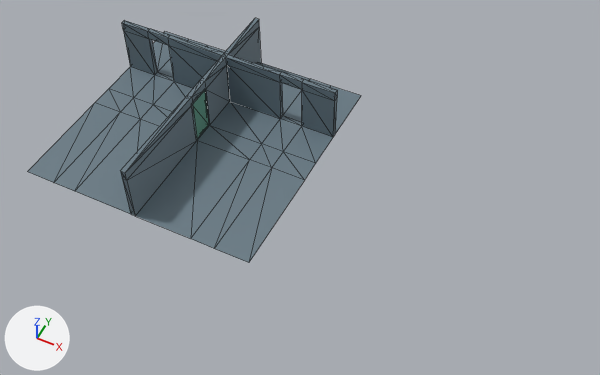
A saved change to the glTF model OriginalModels/zoneTest/zone01.gltf.
Camera for both pictures: a camera (50 mm lens) standing at (14.67, -20.23, 24.13) and looking at (5.05, -1.0, 0.1). Every picture has the same lights, and +X, +Y and +Z are marked at lower left. Mesh edges are drawn as thin lines. Where no turn or scale is listed for an object, it has been applied to the vertices. Vertices at the same position are counted once.

In view in the first picture: 'zone'.
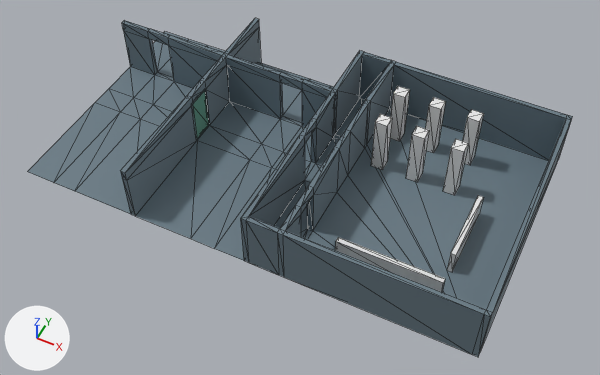
Location of each change, (x1, y1, x2, y2) in pixels of the pictures (600 x 375 px):
'zone', reshaped (63% wider, 38% taller): before (27, 18, 361, 263); after (27, 18, 573, 357)
'Cube', added: after (335, 237, 445, 292)
'Cube.006', added: after (371, 114, 392, 170)
'Cube.004', added: after (406, 126, 429, 182)
'Cube.002', added: after (443, 139, 469, 195)
'Cube.007', added: after (390, 86, 410, 141)
'Cube.005', added: after (425, 97, 446, 153)
'Cube.001', added: after (447, 195, 483, 272)
'Cube.003', added: after (462, 109, 484, 165)
part 1 of me_plane, built on: before (214, 79, 361, 263); after (214, 51, 573, 357)

The change in detail:
Material 'Material' (mat_material) is new.
Its base color is (0.8, 0.8, 0.8) (white #e7e7e7).
Its roughness is 0.4.
me_plane is used by ob_zone; location (0.0, 0.0, 0.0).
me_plane had 96 vertices, 194 faces and spanned x -5.0..5.0, y -5.0..5.0, z 0.0..2.4.
me_plane now has 182 vertices, 388 faces and spans x -5.0..13.6, y -5.0..5.0, z 0.0..2.4.
Part 1, on me_plane:
18 faces are deleted.
24 vertices are added at x 4.8..6.4, y -3.65..2.37, z 0.0..2.4.
10 new vertices lie (-0.2, 0.0, 0.0) away from vertices in x 5.0, y -5.0..5.0, z 0.0..2.4.
6 new vertices lie (1.2, 0.0, 0.0) away from vertices in x 5.0, y -5.0..5.0, z 0.0.
10 new vertices lie (0.0, 0.0, 2.4) away from vertices in x 4.8..6.2, y -5.0..5.0, z 0.0.
8 new vertices lie (0.2, 0.0, 0.0) away from vertices in x 6.2, y -5.0..5.0, z 0.0..2.4.
6 new vertices lie (0.0, 0.2, 0.0) away from vertices in x 5.0..6.4, y -5.0, z 0.0..2.4.
6 new vertices lie (0.0, -0.2, 0.0) away from vertices in x 5.0..6.4, y 5.0, z 0.0..2.4.
8 new vertices lie (7.0, 0.0, 0.0) away from vertices in x 6.4, y -5.0..5.0, z 0.0..2.4.
8 new vertices lie (0.2, 0.0, 0.0) away from vertices in x 13.4, y -5.0..5.0, z 0.0..2.4.
220 new faces join them.
Mesh me_cube_007 is new.
It is a box spanning x -0.25..0.25, y -0.25..0.25, z -1.2..1.2.
It uses material mat_material (white #e7e7e7).
Mesh me_cube_006 is new.
It is a box spanning x -0.25..0.25, y -0.25..0.25, z -1.2..1.2.
Mesh me_cube_005 is new.
It is a box spanning x -0.25..0.25, y -0.25..0.25, z -1.2..1.2.
Mesh me_cube_004 is new.
It is a box spanning x -0.25..0.25, y -0.25..0.25, z -1.2..1.2.
Mesh me_cube_003 is new.
It is a box spanning x -0.25..0.25, y -0.25..0.25, z -1.2..1.2.
Mesh me_cube_002 is new.
It is a box spanning x -0.25..0.25, y -0.25..0.25, z -1.2..1.2.
Mesh me_cube_001 is new.
It is a box spanning x -0.1..0.1, y -1.5..1.5, z -0.5..0.5.
It uses material mat_material (white #e7e7e7).
Mesh me_cube is new.
It is a box spanning x -2.0..2.0, y -0.1..0.1, z -0.5..0.5.
It uses material mat_material (white #e7e7e7).
Object 'Cube.007' (ob_cube_007) is new; it shows me_cube_007.
Its location is (7.27, 3.41, 1.2).
Object 'Cube.006' (ob_cube_006) is new; it shows me_cube_006.
Its location is (7.27, 1.63, 1.2).
Object 'Cube.005' (ob_cube_005) is new; it shows me_cube_005.
Its location is (8.76, 3.41, 1.2).
Object 'Cube.004' (ob_cube_004) is new; it shows me_cube_004.
Its location is (8.76, 1.63, 1.2).
Object 'Cube.003' (ob_cube_003) is new; it shows me_cube_003.
Its location is (10.29, 3.41, 1.2).
Object 'Cube.002' (ob_cube_002) is new; it shows me_cube_002.
Its location is (10.29, 1.63, 1.2).
Object 'Cube.001' (ob_cube_001) is new; it shows me_cube_001.
Its location is (11.58, -0.63, 0.5).
Object 'Cube' (ob_cube) is new; it shows me_cube.
Its location is (9.68, -3.33, 0.5).
